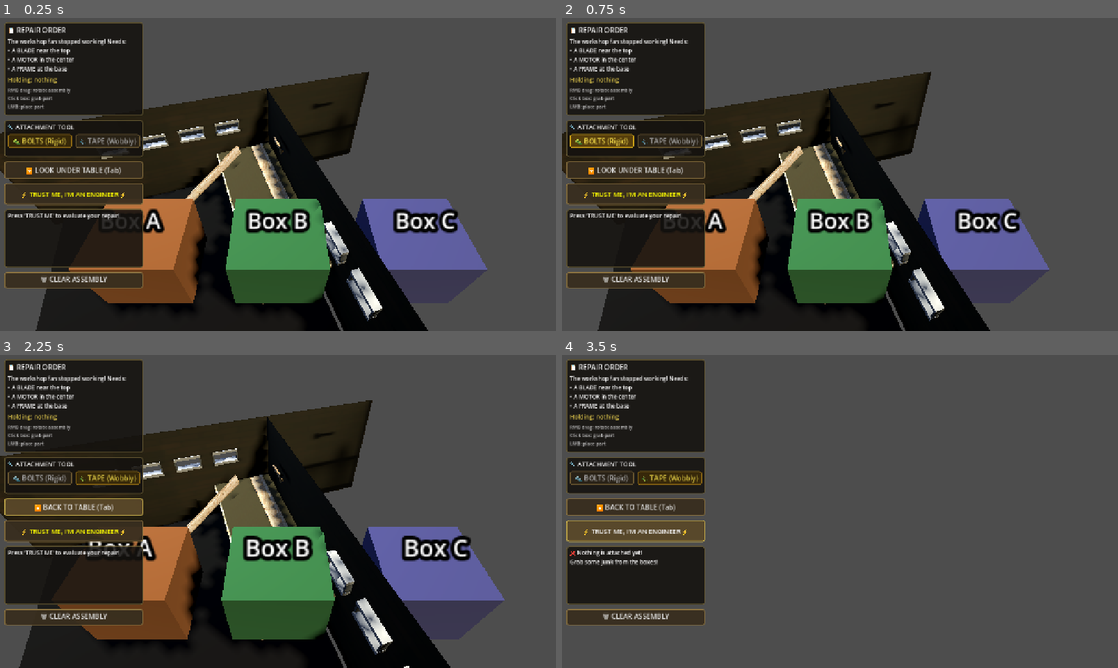
Above: before the commit, frames 1-4 (two rows, left to right).
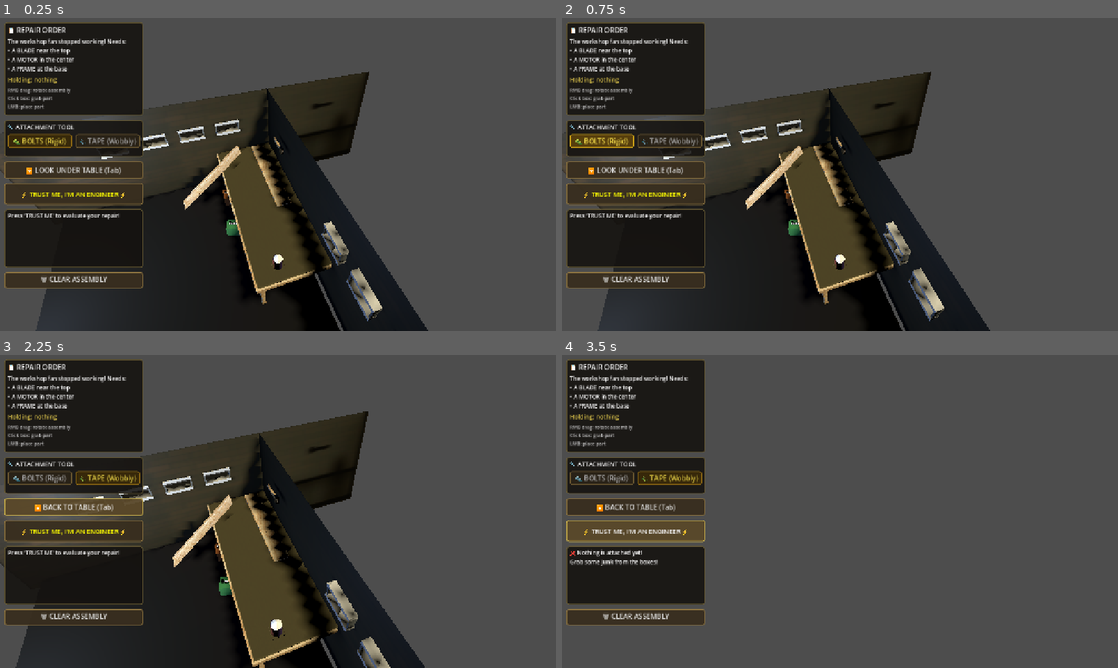
Above: after the commit, the same moments.

Repository: Eg0Ri4/slavik_repairer_simulator
Game: Godot game, scene res://scenes/Main.tscn
Two runs of this game, one before a commit and one after it. Both use one fixed random seed, a clock stepped at 60 frames per second and the inputs below.
Inputs:
- Up to frame 1 (0.25 s): no input
- Up to frame 2 (0.75 s): click "🔩 BOLTS (Rigid)" at 0.5 s
- Up to frame 3 (2.25 s): click "📎 TAPE (Wobbly)" at 1.25 s; click "🔽 LOOK UNDER TABLE (Tab)" at 2 s
- Up to frame 4 (3.5 s): click "⚡ TRUST ME, I'M AN ENGINEER ⚡" at 2.75 s

The runs differ from the first frame. In frame 1, 20% of the frame differs, in the area x 0-88%, y 27-100%; in frame 2, 20%; in frame 3, 30%, in the area x 0-91%, y 14-100%; in frame 4, nothing differs.

Commit message:
Expose TableViewTarget and UnderTableViewTarget nodes for camera targets and fix detail collision mask

Diff:
--- a/scenes/Main.tscn
+++ b/scenes/Main.tscn
@@ -1,76 +1,79 @@
-[gd_scene load_steps=7 format=3 uid="uid://trust_me_main_scene"]
+[gd_scene format=3 uid="uid://cy4jta0d4ku07"]
 
-[ext_resource type="Script" path="res://scripts/Main.gd" id="1_main"]
-[ext_resource type="Script" path="res://scripts/CameraController.gd" id="2_camera"]
+[ext_resource type="Script" uid="uid://vapvg6sposlw" path="res://scripts/Main.gd" id="1_main"]
+[ext_resource type="Script" uid="uid://4i6e12snxugn" path="res://scripts/CameraController.gd" id="2_camera"]
 [ext_resource type="PackedScene" uid="uid://ce2b1ad4ebe1k" path="res://a garage with a work station.glb" id="3_garage"]
-[ext_resource type="Script" path="res://scripts/JunkBox.gd" id="4_box"]
+[ext_resource type="Script" uid="uid://bwhapnu215fvc" path="res://scripts/JunkBox.gd" id="4_box"]
 
 [sub_resource type="BoxShape3D" id="BoxShape3D_table"]
 size = Vector3(2, 0.12, 1.5)
 
-[node name="Main" type="Node3D"]
+[node name="Main" type="Node3D" unique_id=415965387]
 script = ExtResource("1_main")
 
-[node name="DirectionalLight3D" type="DirectionalLight3D" parent="."]
+[node name="DirectionalLight3D" type="DirectionalLight3D" parent="." unique_id=499787112]
 transform = Transform3D(0.573576, -0.696364, 0.43128, 0, 0.525322, 0.850903, -0.819152, -0.488057, 0.301314, 0, 0, 0)
 light_color = Color(1, 0.95, 0.8, 1)
 light_energy = 1.2
 shadow_enabled = true
 
-[node name="OmniLight3D" type="OmniLight3D" parent="."]
-transform = Transform3D(1, 0, 0, 0, 1, 0, 0, 0, 1, -1, 1.5, -0.5)
+[node name="OmniLight3D" type="OmniLight3D" parent="." unique_id=61429483]
+transform = Transform3D(1, 0, 0, 0, 1, 0, 0, 0, 1, -1.1336203, 0.1325419, 0.8585633)
 light_color = Color(0.5, 0.6, 0.8, 1)
 light_energy = 0.8
-omni_range = 5.0
+
+[node name="TableViewTarget" type="Node3D" parent="."]
+transform = Transform3D(1, 0, 0, 0, 0.707107, 0.707107, 0, -0.707107, 0.707107, 0, 1.4, 1.2)
+
+[node name="UnderTableViewTarget" type="Node3D" parent="."]
+transform = Transform3D(0.992546, 0.014889, -0.120967, 0, 0.992546, 0.121881, 0.121881, -0.120967, 0.985148, 0.448, -0.316, -1.389)
 
 [node name="CameraController" type="Node3D" parent="."]
 transform = Transform3D(1, 0, 0, 0, 0.707107, 0.707107, 0, -0.707107, 0.707107, 0, 1.4, 1.2)
 script = ExtResource("2_camera")
-table_position = Vector3(0, 1.4, 1.2)
-table_rotation_deg = Vector3(-45, 0, 0)
-under_table_position = Vector3(0, -0.7, 1.2)
-under_table_rotation_deg = Vector3(-20, 0, 0)
+table_view_target = NodePath("../TableViewTarget")
+under_table_view_target = NodePath("../UnderTableViewTarget")
 
 [node name="Camera3D" type="Camera3D" parent="CameraController"]
 fov = 60.0
 near = 0.05
 far = 100.0
 
-[node name="GarageAndTable" parent="." instance=ExtResource("3_garage")]
+[node name="GarageAndTable" parent="." unique_id=1303326482 instance=ExtResource("3_garage")]
 transform = Transform3D(0.943886, 0, 0.330273, 0, 1, 0, -0.330273, 0, 0.943886, -0.53302, -0.19935, -0.60585)
 
-[node name="TableStaticBody" type="StaticBody3D" parent="."]
+[node name="TableStaticBody" type="StaticBody3D" parent="." unique_id=1352924510]
+transform = Transform3D(-0.14853762, 0, 0.47742704, 0, 0.5, 0, -0.47742704, 0, -0.14853762, 0.04834944, 0.15910655, 0.14620882)
 collision_mask = 0
 
-[node name="CollisionShape3D" type="CollisionShape3D" parent="TableStaticBody"]
+[node name="CollisionShape3D" type="CollisionShape3D" parent="TableStaticBody" unique_id=2059977477]
+transform = Transform3D(1, 0, 0, 0, 1, 0, 0, 0, 1, 0.046827048, 0.2223661, -0.15051065)
 shape = SubResource("BoxShape3D_table")
 
-[node name="AssemblyPivot" type="Node3D" parent="."]
+[node name="AssemblyPivot" type="Node3D" parent="." unique_id=1099143501]
 transform = Transform3D(1, 0, 0, 0, 1, 0, 0, 0, 1, 0, 0.12, 0)
-groups=["assembly_pivot"]
 
-[node name="PivotBase" type="CSGCylinder3D" parent="AssemblyPivot"]
+[node name="PivotBase" type="CSGCylinder3D" parent="AssemblyPivot" unique_id=806799231]
 radius = 0.22
 height = 0.015
 
-[node name="BoxA" type="StaticBody3D" parent="."]
-transform = Transform3D(1, 0, 0, 0, 1, 0, 0, 0, 1, -0.6, 0.235, 0.55)
+[node name="BoxA" type="StaticBody3D" parent="." unique_id=633883063]
+transform = Transform3D(0.061334442, 0, -0.19036303, 0, 0.2, 0, 0.19036303, 0, 0.061334442, -0.33161613, -0.0108045265, 0.004536271)
 collision_layer = 4
 collision_mask = 0
 script = ExtResource("4_box")
 box_color = Color(0.55, 0.32, 0.14, 1)
-box_label = "Box A"
 
-[node name="BoxB" type="StaticBody3D" parent="."]
-transform = Transform3D(1, 0, 0, 0, 1, 0, 0, 0, 1, 0, 0.235, 0.55)
+[node name="BoxB" type="StaticBody3D" parent="." unique_id=832138351]
+transform = Transform3D(0.2, 0, 0, 0, 0.2, 0, 0, 0, 0.2, -0.26844144, -0.0064984113, 0.25470054)
 collision_layer = 4
 collision_mask = 0
 script = ExtResource("4_box")
 box_color = Color(0.2, 0.45, 0.25, 1)
 box_label = "Box B"
 
-[node name="BoxC" type="StaticBody3D" parent="."]
-transform = Transform3D(1, 0, 0, 0, 1, 0, 0, 0, 1, 0.6, 0.235, 0.55)
+[node name="BoxC" type="StaticBody3D" parent="." unique_id=543542442]
+transform = Transform3D(0.2, 0, 0, 0, 0.2, 0, 0, 0, 0.2, -0.101920485, -0.050217405, 0.4667024)
 collision_layer = 4
 collision_mask = 0
 script = ExtResource("4_box")
--- a/scripts/CameraController.gd
+++ b/scripts/CameraController.gd
@@ -4,11 +4,14 @@
 extends Node3D
 
 # ── Inspector-configurable positions ────────────────────────────────────────
+@export var table_view_target: Node3D
+@export var under_table_view_target: Node3D
+
 @export var table_position: Vector3 = Vector3(0.0, 1.4, 1.2)
 @export var table_rotation_deg: Vector3 = Vector3(-45.0, 0.0, 0.0)
 
-@export var under_table_position: Vector3 = Vector3(0.0, -0.7, 1.2)
-@export var under_table_rotation_deg: Vector3 = Vector3(-20.0, 0.0, 0.0)
+@export var under_table_position: Vector3 = Vector3(0.448, -0.316, -1.389)
+@export var under_table_rotation_deg: Vector3 = Vector3(-7.0, -3.64, -41.9)
 
 @export var tween_duration: float = 0.8
 
@@ -79,11 +82,19 @@
 func _apply_state_instant(state: String) -> void:
 	GameState.set_camera_state(state)
 	if state == "TABLE_VIEW":
-		position = table_position
-		rotation_degrees = table_rotation_deg
+		if table_view_target:
+			global_position = table_view_target.global_position
+			global_rotation = table_view_target.global_rotation
+		else:
+			position = table_position
+			rotation_degrees = table_rotation_deg
 	else:
-		position = under_table_position
-		rotation_degrees = under_table_rotation_deg
+		if under_table_view_target:
+			global_position = under_table_view_target.global_position
+			global_rotation = under_table_view_target.global_rotation
+		else:
+			position = under_table_position
+			rotation_degrees = under_table_rotation_deg
 
 func _tween_to(new_state: String) -> void:
 	if _is_tweening:
@@ -93,18 +104,33 @@
 
 	var target_pos: Vector3
 	var target_rot: Vector3
+	var use_global = false
 
 	if new_state == "TABLE_VIEW":
-		target_pos = table_position
-		target_rot = table_rotation_deg
+		if table_view_target:
+			target_pos = table_view_target.global_position
+			target_rot = table_view_target.global_rotation_degrees
+			use_global = true
+		else:
+			target_pos = table_position
+			target_rot = table_rotation_deg
 	else:
-		target_pos = under_table_position
-		target_rot = under_table_rotation_deg
+		if under_table_view_target:
+			target_pos = under_table_view_target.global_position
+			target_rot = under_table_view_target.global_rotation_degrees
+			use_global = true
+		else:
+			target_pos = under_table_position
+			target_rot = under_table_rotation_deg
 
 	var tw: Tween = create_tween()
 	tw.set_parallel(true)
 	tw.set_ease(Tween.EASE_IN_OUT)
 	tw.set_trans(Tween.TRANS_CUBIC)
-	tw.tween_property(self, "position", target_pos, tween_duration)
-	tw.tween_property(self, "rotation_degrees", target_rot, tween_duration)
+	if use_global:
+		tw.tween_property(self, "global_position", target_pos, tween_duration)
+		tw.tween_property(self, "global_rotation_degrees", target_rot, tween_duration)
+	else:
+		tw.tween_property(self, "position", target_pos, tween_duration)
+		tw.tween_property(self, "rotation_degrees", target_rot, tween_duration)
 	tw.finished.connect(func() -> void: _is_tweening = false, CONNECT_ONE_SHOT)
--- a/scripts/JunkPart.gd
+++ b/scripts/JunkPart.gd
@@ -21,7 +21,7 @@
 	# Freeze physics while held
 	freeze = true
 	collision_layer = 2
-	collision_mask = 6   # table + parts
+	collision_mask = 3   # table + parts (1 + 2 = 3)
 
 func _physics_process(_delta: float) -> void:
 	if is_held:
@@ -74,7 +74,7 @@
 	# Restore physics but in frozen mode (joint will handle it)
 	freeze = true
 	collision_layer = 2
-	collision_mask = 6
+	collision_mask = 3   # table + parts (1 + 2 = 3)
 
 	GameState.register_assembly_part(self)
 
